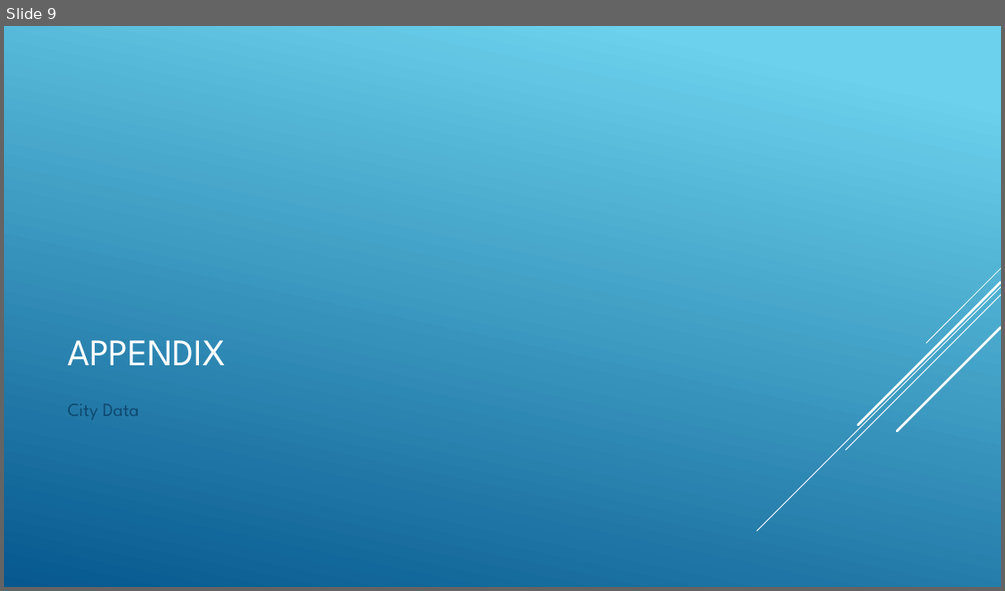
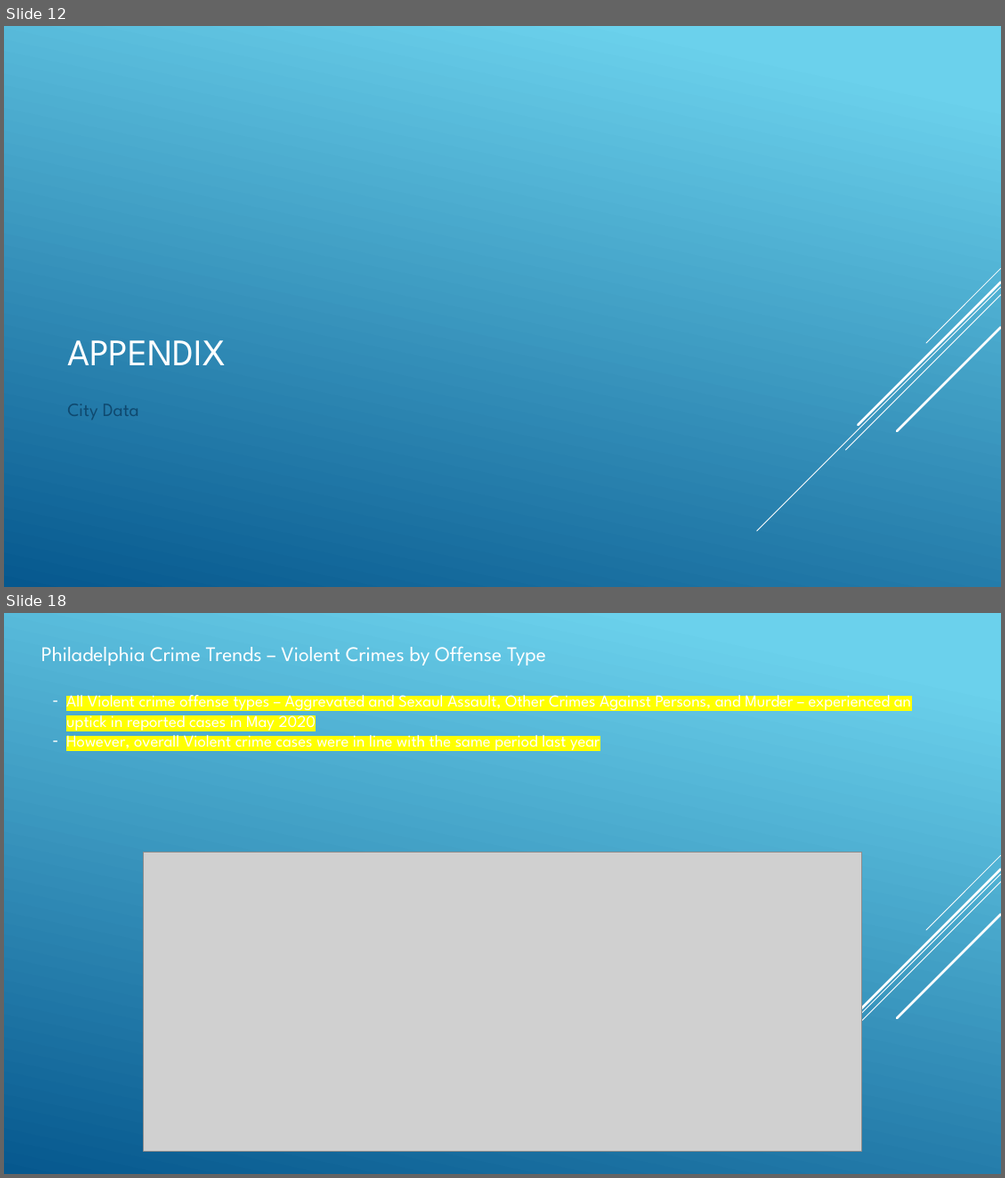
Before and after one commit to angelabanko/Project_1, a slide deck: Draft Presentation.pptx. Shown one above the other, each under a label of ours: slide 9 before the commit, slides 12 and 18 after it; the slides between them are not shown. The pictures are 1005x591 and 1005x1178 pixels, drawn with LibreOffice and Linux fonts; fonts in the diff are those of the drawing; grey boxes stand for pictures. Boxes give left, top, right and bottom in pixels: in the first picture for what was removed or moved away, otherwise in the second. Text is boxed around its words. In the diff, an @@ line names an element or a change of style, - is before the commit and + after.

```diff
--- a/Draft Presentation.pptx
+++ b/Draft Presentation.pptx
@@ slide 18 added at bbox=[4, 613, 1001, 1174], background gradient #6ED2EB to #06588E; not listed: 5 template elements that a slide beside it also shows @@
@@ text added at bbox=[41, 646, 546, 666], 20 pt, text #FFFFFF @@
+Philadelphia Crime Trends – Violent Crimes by Offense Type
@@ text added at bbox=[66, 690, 911, 753], 16 pt, text #FFFFFF @@
+– All Violent crime offense types – Aggrevated and Sexaul Assault, Other Crimes Against Persons, and Murder – experienced an uptick in reported cases in May 2020
+– However, overall Violent crime cases were in line with the same period last year
@@ picture added at bbox=[144, 852, 862, 1151] @@
@@ what was slide 9 is now slide 12 @@
```
Also in this commit, not shown: 2 slides changed, 10 other slides added, 3 slides removed, 15 other files.
